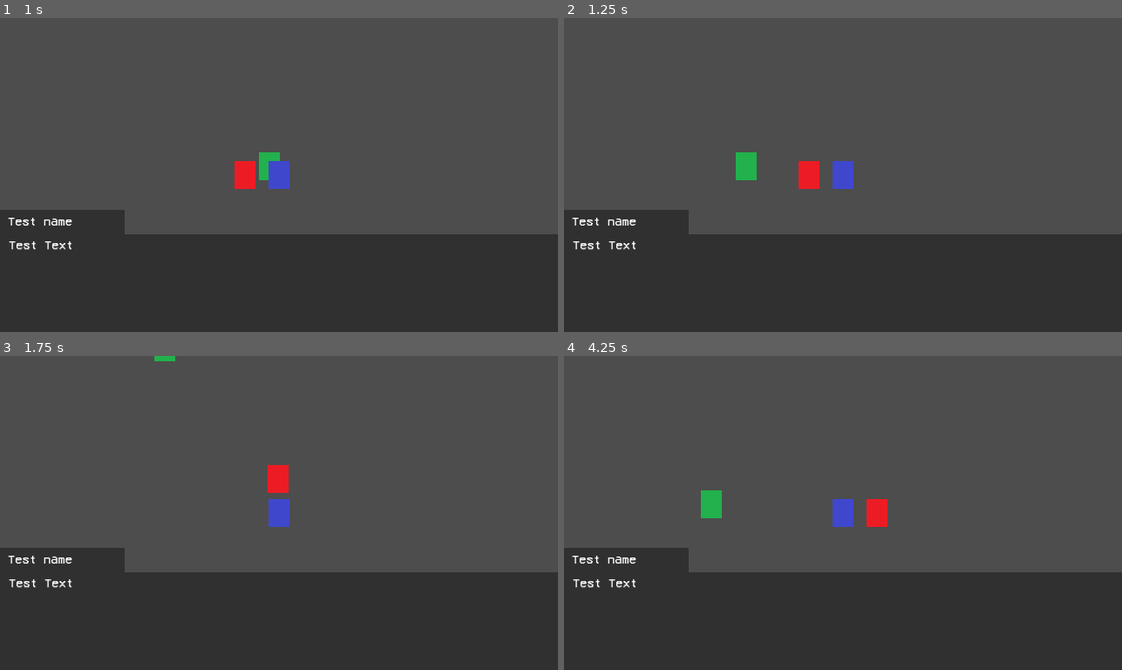
Above: before the commit, frames 1-4 (two rows, left to right).
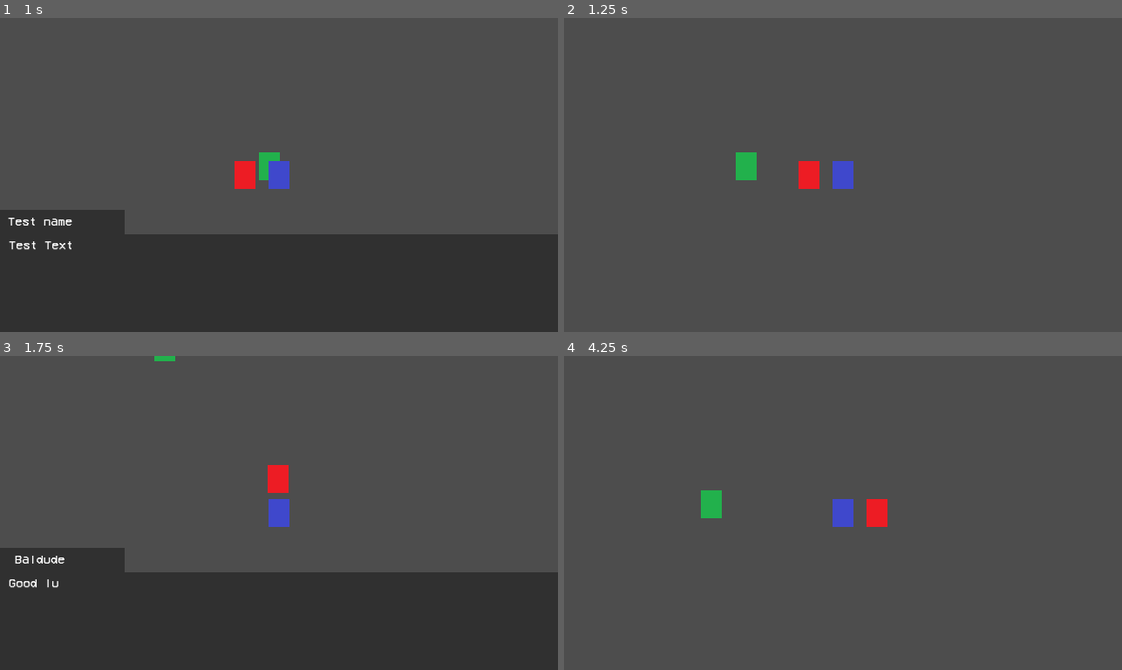
Above: after the commit, the same moments.

Repository: yuval9500/Guido
Game: Godot game, scene res://TestLevel/Scenes/test_NPC.tscn
Two runs of this game, one before a commit and one after it. Both use one fixed random seed, a clock stepped at 60 frames per second and the inputs below. This scene is started directly instead of the project's main scene.
Inputs:
- Up to frame 1 (1 s): tap Enter at 0.5 s; hold Right (right) from 0.53 s (still down); hold E (talk) from 0.53 s (still down)
- Up to frame 2 (1.25 s): keep holding Right (right); keep holding E (talk)
- Up to frame 3 (1.75 s): release Right (right) at 1.28 s; release E (talk) at 1.28 s; hold Down (down) from 1.28 s (still down); tap E (talk) at 1.35 s
- Up to frame 4 (4.25 s): release Down (down) at 2.03 s; hold Right (right) 2.03-2.78 s; hold E (talk) 2.03-2.78 s; tap Space at 2.75 s; hold Up (up) 2.78-3.53 s; tap E (talk) at 2.85 s; tap Enter at 3.5 s; hold Left (left) from 3.53 s (still down); hold E (talk) from 3.53 s (still down); tap X (skip) at 4.15 s

Frame 1 is identical in both runs. In frame 2, 33% of the frame differs, in the area x 0-100%, y 61-100%; in frame 3, 0.3%; in frame 4, 33%.

Commit message:
DialogueUI merge Fix

Diff:
--- a/DialogueUI/scripts/DialogueUI.gd
+++ b/DialogueUI/scripts/DialogueUI.gd
@@ -37,12 +37,12 @@
 	set_name_and_start_line(lineIndex)
 
 func set_name_and_start_line(index: int) -> void:
-	$nameCon/Label.text = name_texts[index]
+	$nameCon/nameLabel.text = name_texts[index]
 	startLine(dialogue_lines[index])
 
 func startLine(dialogueLine: String) -> void:
 	char_index = 0
-	$dialogueCon/Label.text = ""
+	$dialogueCon/dialogueLabel.text = ""
 	dialogue_line = dialogueLine
 	skip_typing = false
 	waiting_for_next_line = false
@@ -64,14 +64,14 @@
 func _on_timer_timeout() -> void:
 	if skip_typing:
 		# Immediately reveal the dialogue line and stop typing effect
-		$dialogueCon/Label.text = dialogue_line
+		$dialogueCon/dialogueLabel.text = dialogue_line
 		typing_timer.stop()
 		waiting_for_next_line = true
 		return
 
 	# Type one letter at a time and play sound effect
 	if char_index < dialogue_line.length():
-		$dialogueCon/Label.text += dialogue_line[char_index]
+		$dialogueCon/dialogueLabel.text += dialogue_line[char_index]
 		char_index += 1
 
 		# Play typing sound effect if loaded
--- a/NPC/Scripts/npc.gd
+++ b/NPC/Scripts/npc.gd
@@ -13,12 +13,12 @@
 	dialogueUI = get_tree().get_root().find_child("DialogueUI", true, false)
 	dialogueUI.connect("dialogue_finished", Callable(self, "_on_dialogue_finished"))
 
-func _on_area_2d_body_entered(body: Node2D) -> void:
+func _on_body_entered(body: Node2D) -> void:
 	if body.name == "Player":
 		print("body entered")
 		canInteract = true
 
-func _on_area_2d_body_exited(body: Node2D) -> void:
+func _on_body_exited(body: Node2D) -> void:
 	if body.name == "Player":
 		print("body exited")
 		canInteract = false
Not shown: 1 places in TestLevel/Scenes/test_level.tscn that only renumber resources
